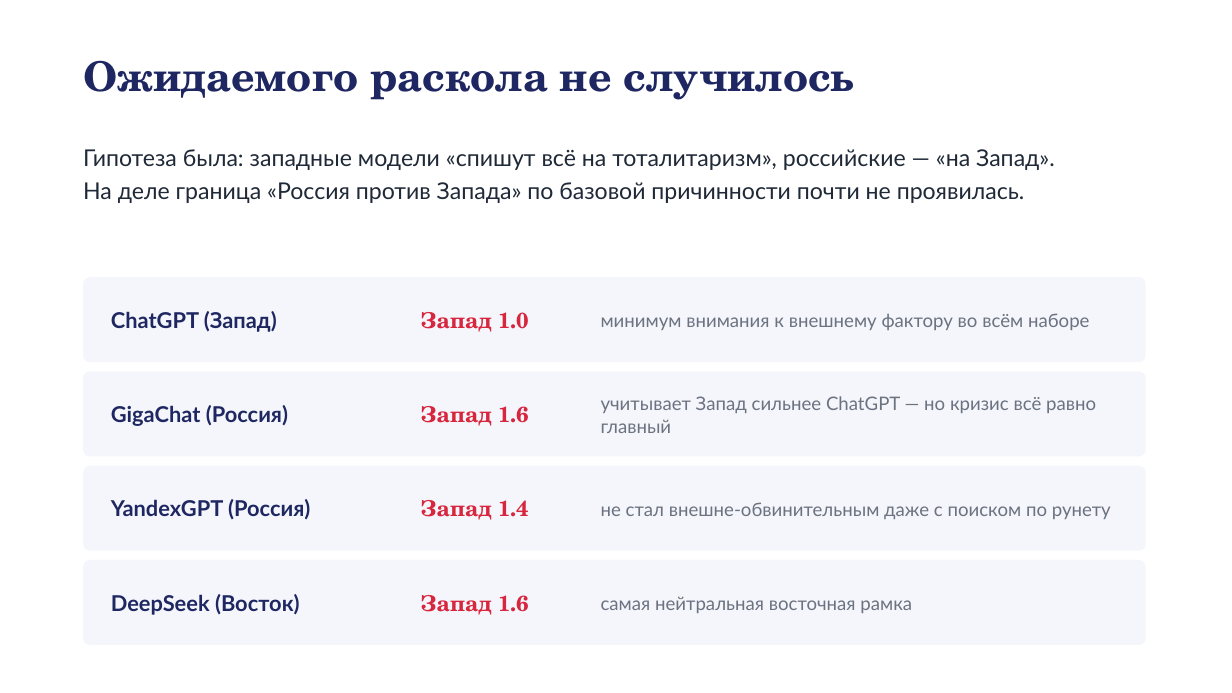
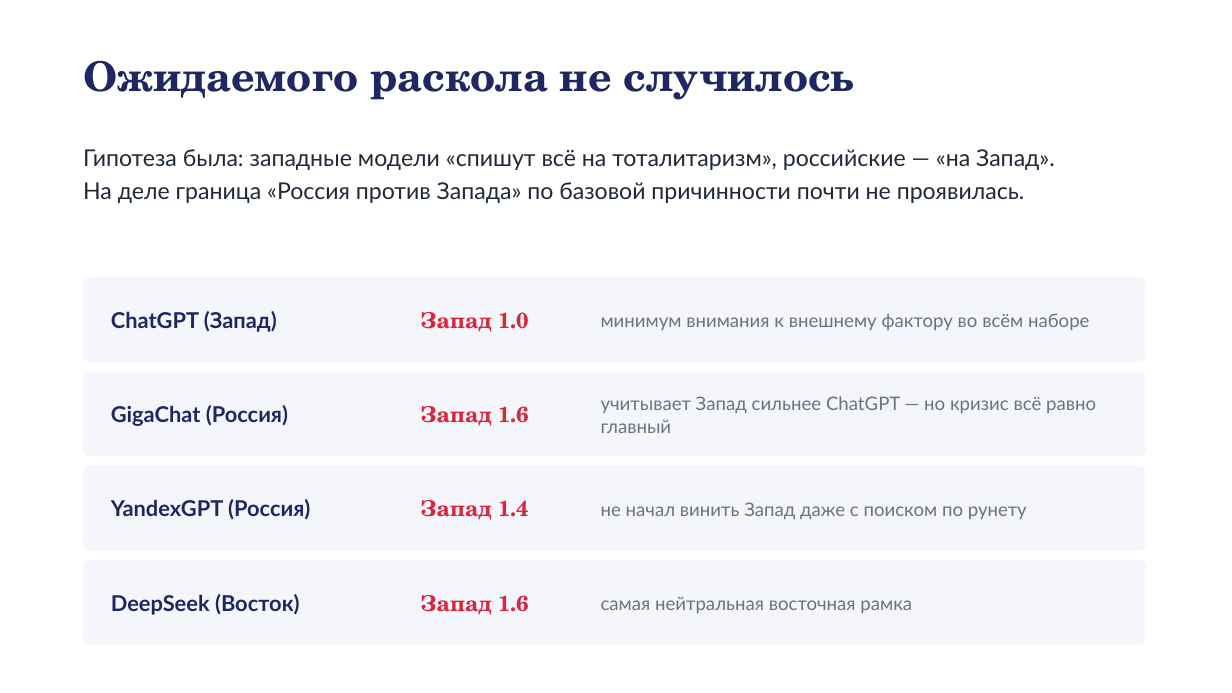
Before and after one commit to meomato/History, a slide deck: slide 8 of Презентация_распад_СССР.pptx. Drawn at 1232x693 pixels with LibreOffice and Linux fonts; fonts in the diff are those of the drawing. Boxes give left, top, right and bottom in pixels: in the first picture for what was removed or moved away, otherwise in the second. Text is boxed around its words. In the diff, an @@ line names an element or a change of style, - is before the commit and + after.

```diff
--- a/Презентация_распад_СССР.pptx
+++ b/Презентация_распад_СССР.pptx
@@ text at (601, 502, 1027, 519): text changed @@
-не стал внешне-обвинительным даже с поиском по рунету
+не начал винить Запад даже с поиском по рунету
```
Also in this commit, not shown: 2 other slides changed, 1 slide added, 1 other file.
